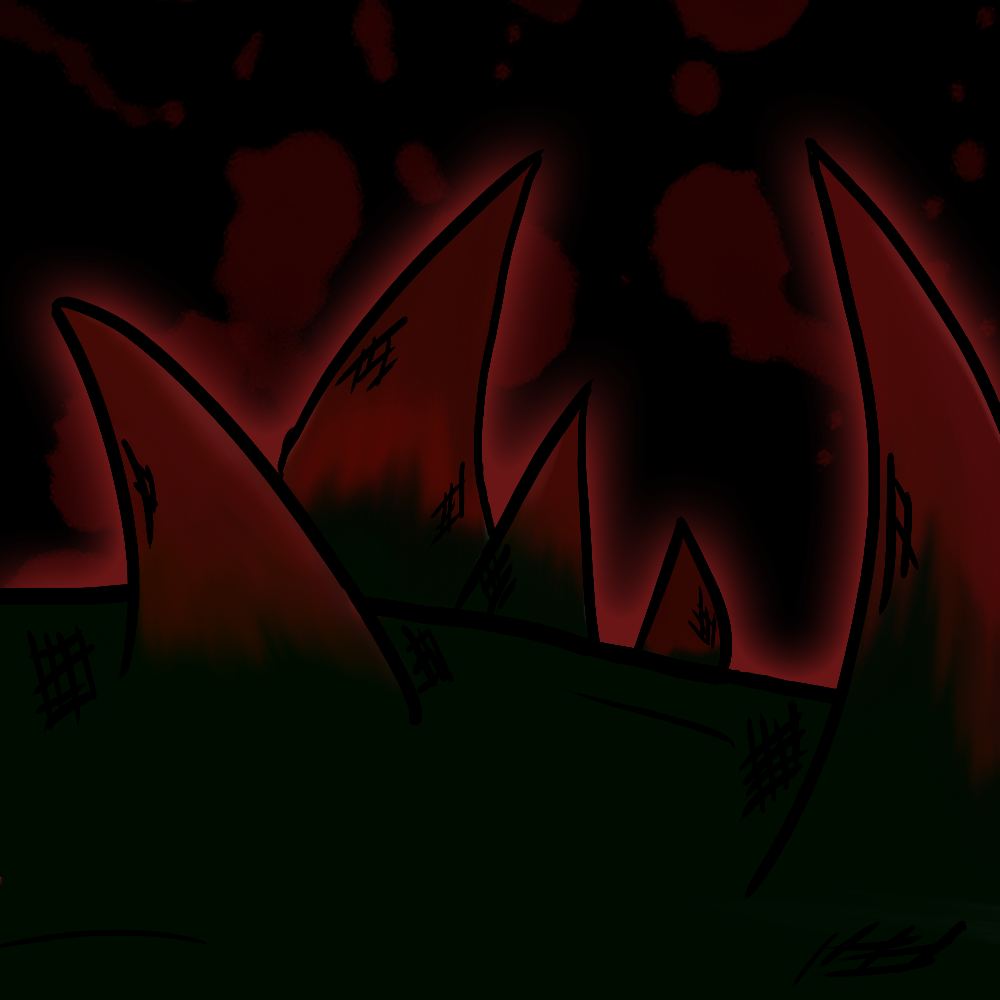
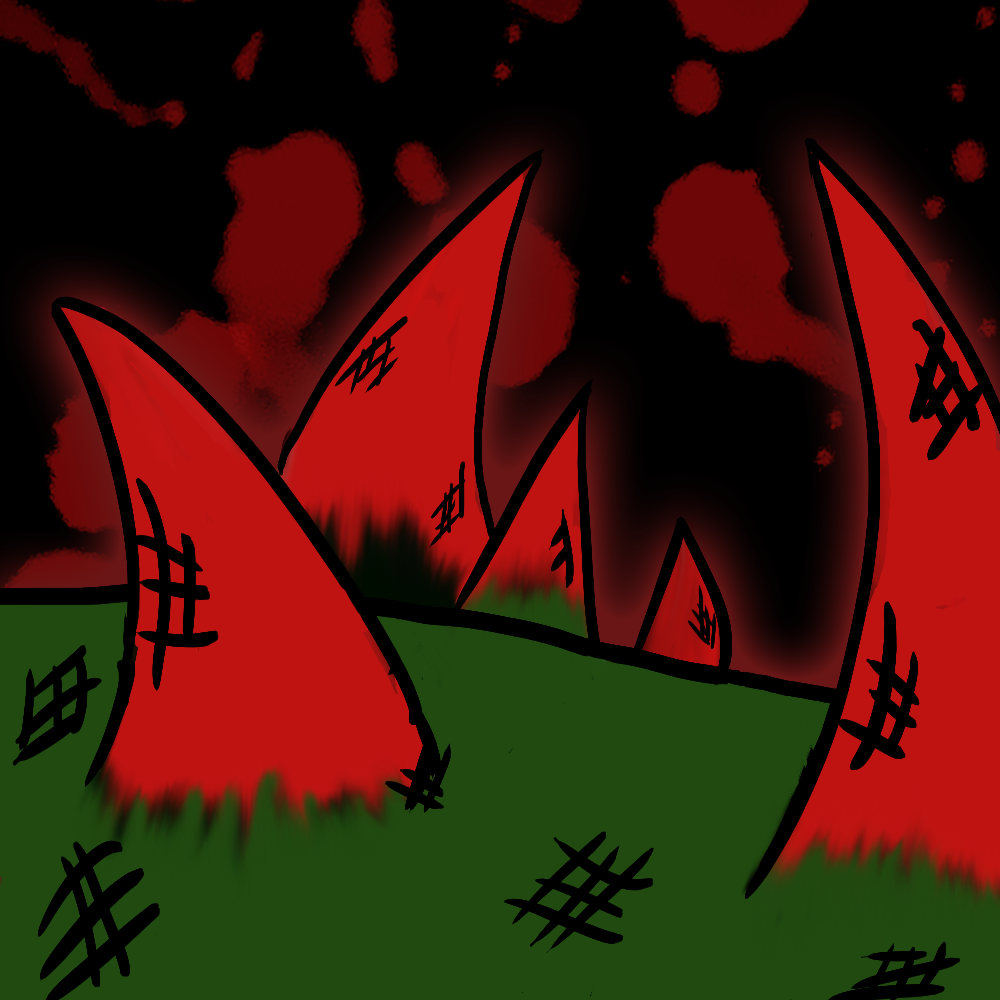
Two versions of the same layered image (1000 × 1000). Layer-by-layer changes:
moved "Layer 5" above "Layer 1", painted on it over [12, 316, 985, 1000]
painted on "Layer 2" over [0, 150, 1000, 1000]
painted on "Layer 3" over [71, 644, 139, 805]
painted on "Layer 4" over [275, 157, 726, 680]
